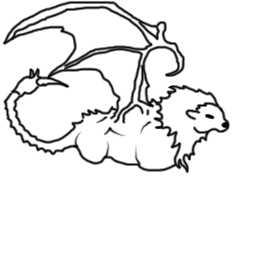
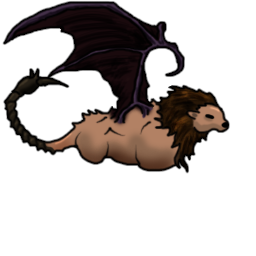
Layers edited between the first and the second 256×256 image:
painted on "Layer 3" over [82, 111, 104, 123]
added layer "Layer 4" above "Layer 2" over [4, 2, 229, 171]
